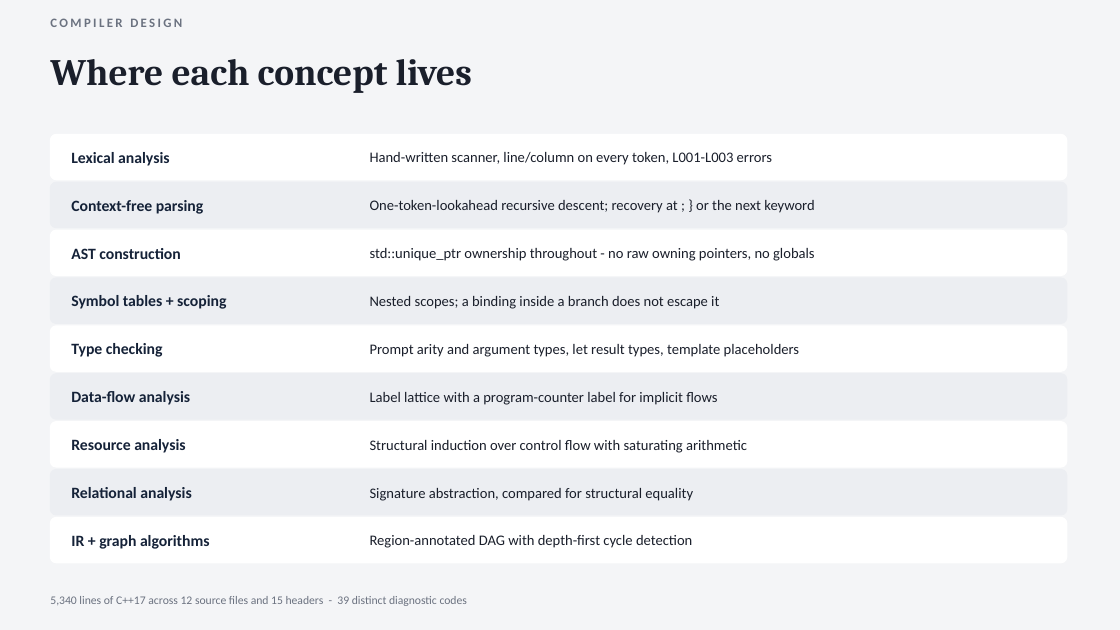
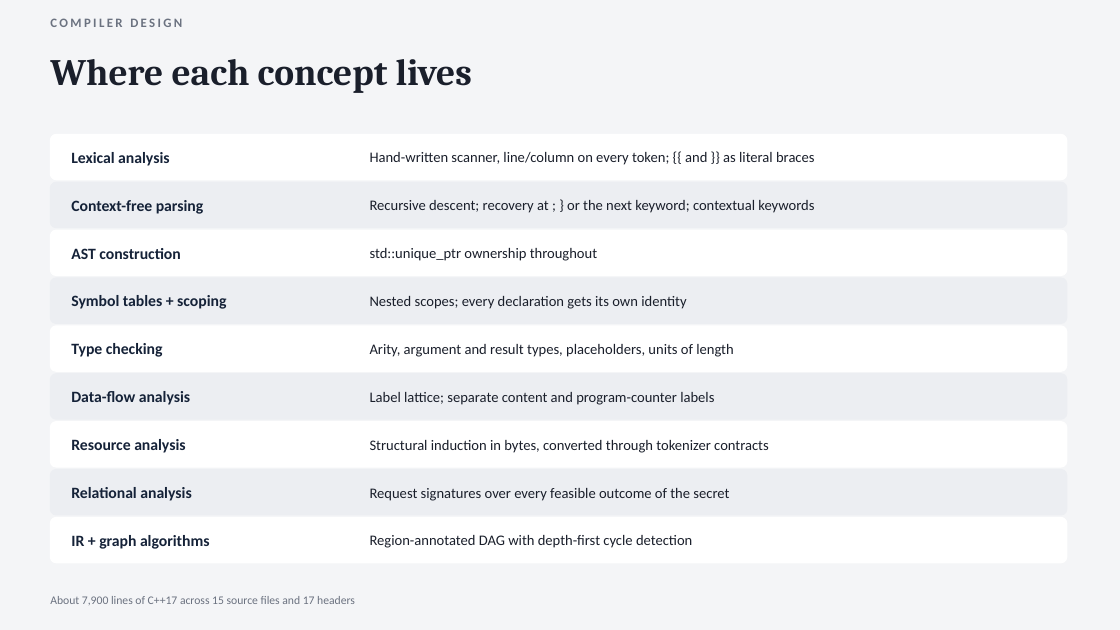
Before and after one commit to guyoverclocked/orchlang-compiler-design-project, a slide deck: slide 13 of submission/phase2/OrchLang_Phase2_Presentation_Nambi_Rajan_M.pptx (slide 11 before the commit). Drawn at 1120x630 pixels with LibreOffice and Linux fonts; fonts in the diff are those of the drawing. Boxes give left, top, right and bottom in pixels: in the first picture for what was removed or moved away, otherwise in the second. Text is boxed around its words. In the diff, an @@ line names an element or a change of style, - is before the commit and + after.

```diff
--- a/submission/phase2/OrchLang_Phase2_Presentation_Nambi_Rajan_M.pptx
+++ b/submission/phase2/OrchLang_Phase2_Presentation_Nambi_Rajan_M.pptx
@@ text at [370,152,814,165]: text changed @@
-Hand-written scanner, line/column on every token, L001-L003 errors
+Hand-written scanner, line/column on every token; {{ and }} as literal braces
@@ text at [370,200,814,213]: text changed @@
-One-token-lookahead recursive descent; recovery at ; } or the next keyword
+Recursive descent; recovery at ; } or the next keyword; contextual keywords
@@ text at [370,248,597,261]: text changed @@
-std::unique_ptr ownership throughout - no raw owning pointers, no globals
+std::unique_ptr ownership throughout
@@ text at [370,296,686,309]: text changed @@
-Nested scopes; a binding inside a branch does not escape it
+Nested scopes; every declaration gets its own identity
@@ text at [370,344,733,357]: text changed @@
-Prompt arity and argument types, let result types, template placeholders
+Arity, argument and result types, placeholders, units of length
@@ text at [370,392,714,405]: text changed @@
-Label lattice with a program-counter label for implicit flows
+Label lattice; separate content and program-counter labels
@@ text at [370,440,769,453]: text changed @@
-Structural induction over control flow with saturating arithmetic
+Structural induction in bytes, converted through tokenizer contracts
@@ text at [370,488,729,501]: text changed @@
-Signature abstraction, compared for structural equality
+Request signatures over every feasible outcome of the secret
@@ text at [50,596,355,605]: text changed @@
-5,340 lines of C++17 across 12 source files and 15 headers - 39 distinct diagnostic codes
+About 7,900 lines of C++17 across 15 source files and 17 headers
```
Also in this commit, not shown: 9 other slides changed, 10 slides added, 8 slides removed, 28 other files.
